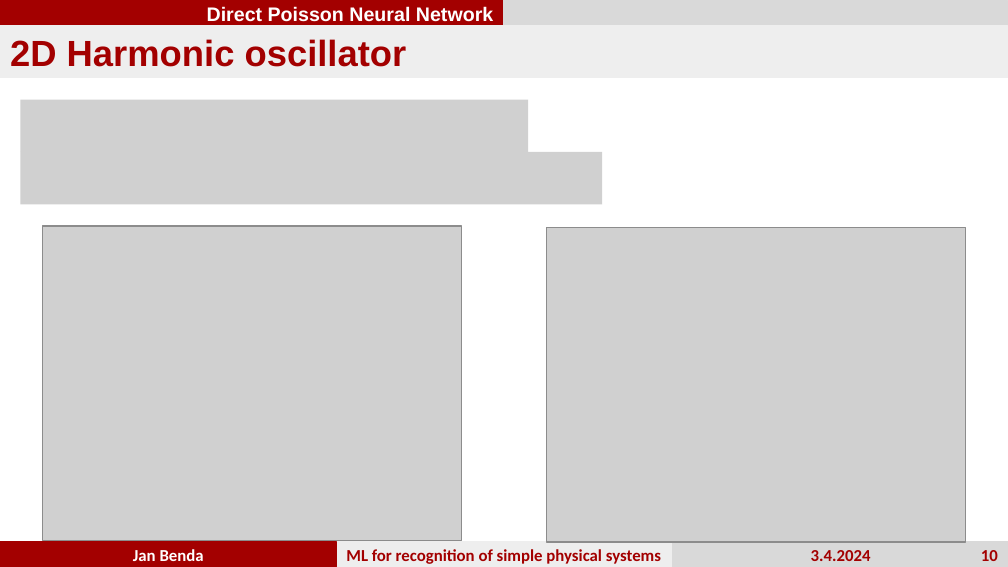
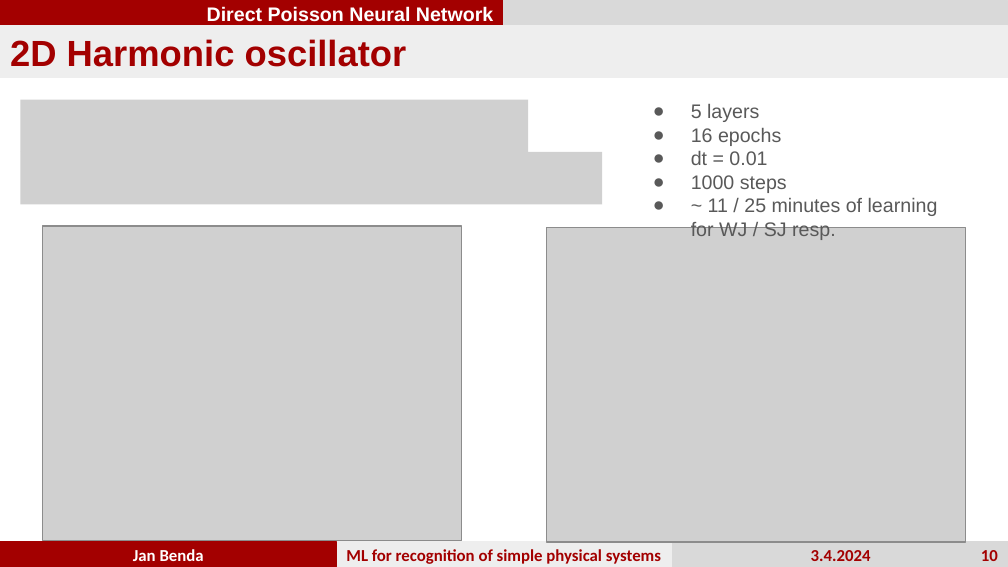
Before and after one commit to JanBenda123/direct-Poisson-neural-networks, a slide deck: slide 10 of Prezentace_na_obhajobu.pptx. Drawn at 1008x567 pixels with LibreOffice and Linux fonts; fonts in the diff are those of the drawing; grey boxes stand for pictures. Boxes give left, top, right and bottom in pixels: in the first picture for what was removed or moved away, otherwise in the second. Text is boxed around its words. In the diff, an @@ line names an element or a change of style, - is before the commit and + after.

```diff
--- a/Prezentace_na_obhajobu.pptx
+++ b/Prezentace_na_obhajobu.pptx
@@ text added at (x1=691, y1=104, x2=938, y2=240), 14 pt, text #595959 @@
+● 5 layers
+● 16 epochs
+● dt = 0.01
+● 1000 steps
+● ~ 11 / 25 minutes of learning for WJ / SJ resp.
```
Also in this commit, not shown: 9 other slides changed, 1 slide added.
